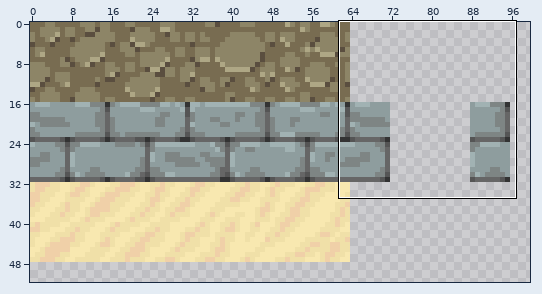
Two states of a sprite sheet, img/terrain1.png. Above: a wide view before the commit, with the close-up outlined.
Close-up. The starting point:
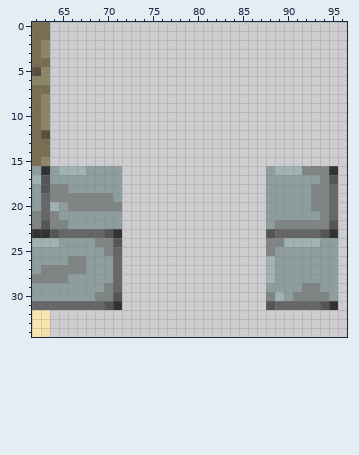
The file is 256x256 pixels. Shown: x 62..96, y 0..34. The wide view leaves out empty margins.
And afterwards:
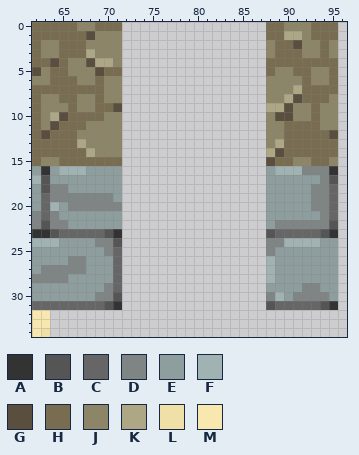
Palette (. is transparent): A #333333  B #555555  C #666666  D #7e8584  E #8e9d9e  F #a1b2b3  G #5a4e3f  H #786c51  J #8d8567  K #aea785  L #f0e0a8  M #f8e8b0
Change:
y 0: x 64..71 ........ -> HHHJJHHH; x 88..95 ........ -> HHJJJHHH
y 1: x 64..71 ........ -> HHHHGJJJ; x 88..95 ........ -> HHKKJHHH
y 2: x 64..71 ........ -> JHHHJJJJ; x 88..95 ........ -> JHHGJJHJ
y 3: x 64..71 ........ -> JHHHKJJJ; x 88..95 ........ -> JHHHJJHJ
y 4: x 64..71 ........ -> GHJJGKKJ; x 88..95 ........ -> HHHHHHHH
y 5: x 64..71 ........ -> HHJJJGHH; x 88..95 ........ -> HJJHHJJH
y 6: x 64..71 ........ -> HHHJJHJJ; x 88..95 ........ -> JJJJHJJH
y 7: x 64..71 ........ -> HHHHHHJJ; x 88..95 ........ -> JJJKHHHH
y 8: x 64..71 ........ -> JHHJJHJJ; x 88..95 ........ -> JJKGHHHJ
y 9: x 64..71 ........ -> JJHJJHHG; x 88..95 ........ -> KKGJJHJJ
y 10: x 64..71 ........ -> KGHHHHJJ; x 88..95 ........ -> JGGJJHJJ
y 11: x 64..71 ........ -> GHHHJJJJ; x 88..95 ........ -> JJHHHHJJ
y 12: x 64..71 ........ -> HHHJJJJJ; x 88..95 ........ -> JJHHHHHG
y 13: x 64..71 ........ -> HHHKJJJJ; x 88..95 ........ -> JKHHHHHH
y 14: x 64..71 ........ -> HHHHKJJJ; x 88..95 ........ -> KGHHHHHH
y 15: x 64..71 ........ -> JHHHHHHH; x 88..95 ........ -> GHHJJHHJ
Changed places in both close-ups, as pixel boxes (x1, y1, x2, y2):
added: (50, 22, 122, 166)
added: (266, 22, 338, 166)
